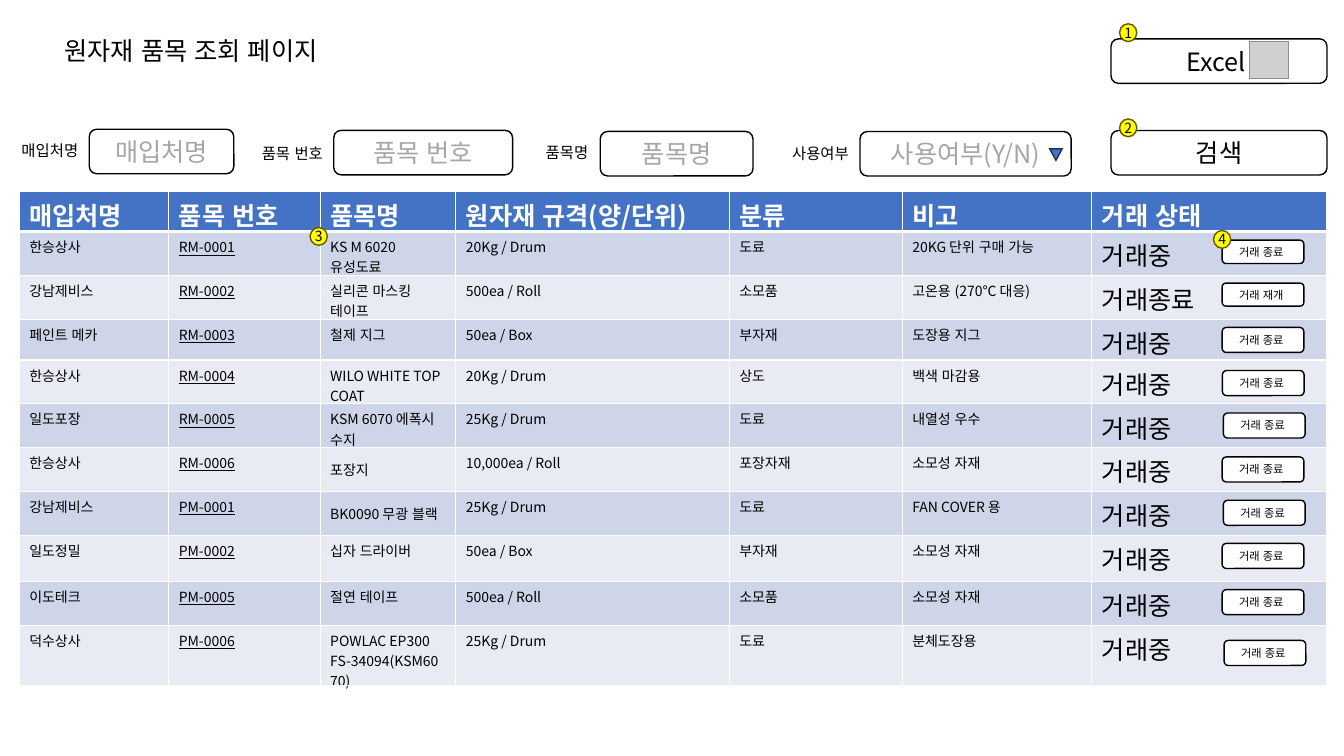
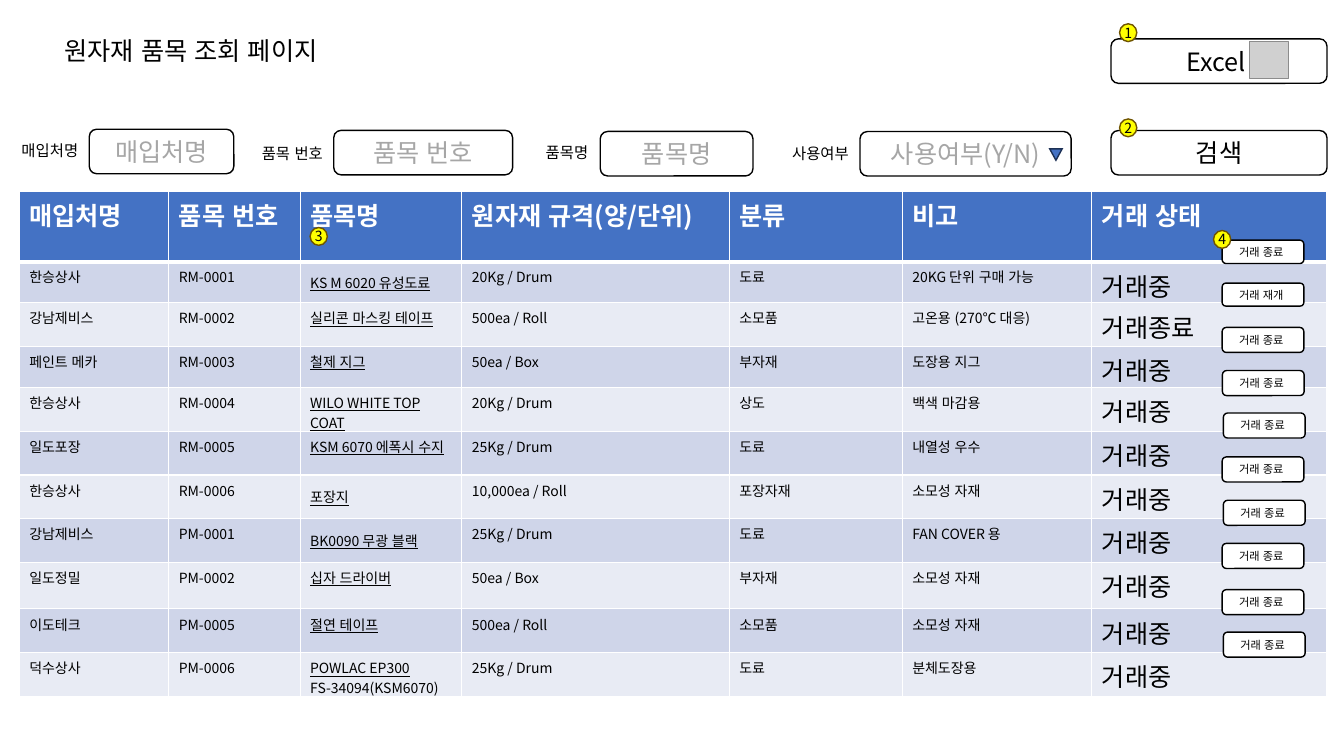
Before and after one commit to wjdgotjd28-del/mes_tripleJ, a slide deck: slide 1 of 화면 설계서/5.원자재 품목 조회 페이지.pptx. Drawn at 1344x756 pixels with LibreOffice and Linux fonts; fonts in the diff are those of the drawing; grey boxes stand for pictures; background and template pictures are left out. Boxes give left, top, right and bottom in pixels: in the first picture for what was removed or moved away, otherwise in the second. Text is boxed around its words. In the diff, an @@ line names an element or a change of style, - is before the commit and + after.

```diff
--- a/화면 설계서/5.원자재 품목 조회 페이지.pptx
+++ b/화면 설계서/5.원자재 품목 조회 페이지.pptx
@@ table at (19, 192, 1327, 700) @@
@@ underline off in "RM-0001", "RM-0002", "RM-0003", "RM-0004" and 6 more places @@
@@ underline on in "KS M 6020 유성도료", "실리콘 마스킹 테이프", "철제 지그", "WILO WHITE TOP COAT" and 6 more places @@
@@ rounded rectangle "거래 종료": place and size @@
-rounded rectangle "거래 종료" at (1224, 640, 1306, 665)
+rounded rectangle "거래 종료" at (1224, 632, 1306, 657)
```
Also in this commit, not shown: 2 other files.
